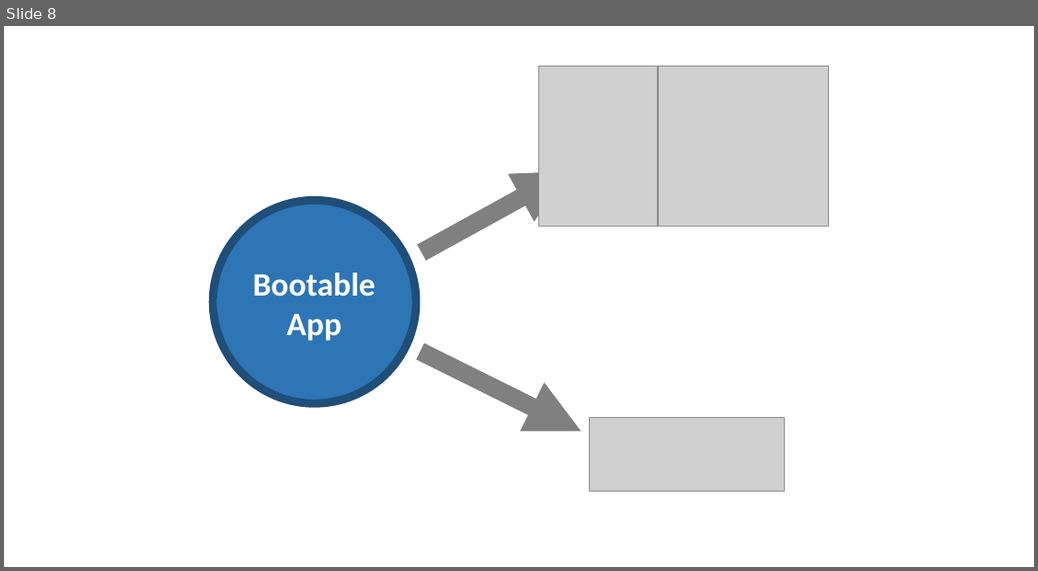
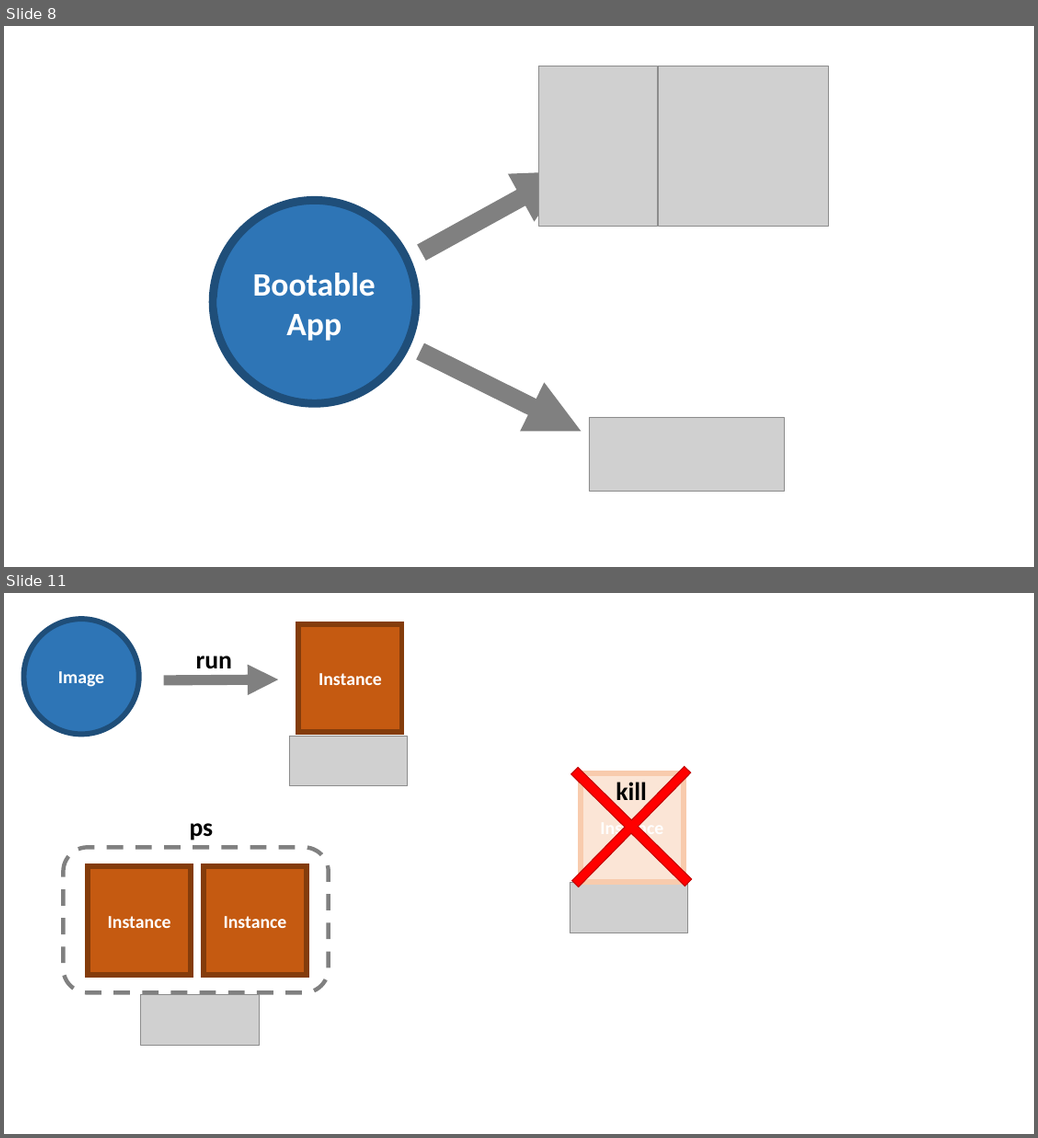
Before and after one commit to flyway/boxfuse.com, a slide deck: _sources/GettingStarted.pptx. Shown one above the other, each under a label of ours: slide 8 before the commit, slides 8 and 11 after it; the slides between them are not shown. The pictures are 1038x571 and 1038x1138 pixels, drawn with LibreOffice and Linux fonts; fonts in the diff are those of the drawing; grey boxes stand for pictures. Boxes give left, top, right and bottom in pixels: in the first picture for what was removed or moved away, otherwise in the second. Text is boxed around its words. In the diff, an @@ line names an element or a change of style, - is before the commit and + after.

```diff
--- a/_sources/GettingStarted.pptx
+++ b/_sources/GettingStarted.pptx
@@ slide 11 added at (4, 593, 1034, 1134), background #FFFFFF @@
@@ ellipse added at (23, 619, 138, 735), fill #2E75B6, outline #1F4E79 6 pt, 20 pt, text #FFFFFF, bold @@
+Image
@@ rectangle added at (299, 623, 402, 732), fill #C55A11, outline #843C0B 6 pt, 20 pt, text #FFFFFF, bold @@
+Instance
@@ text added at (196, 656, 232, 669), 28 pt, text #000000, bold @@
+run
@@ arrow added from (164, 680) to (278, 679), #808080 11.25 pt @@
@@ plus added at (518, 714, 745, 940), fill #FF0000, outline #C00000 1 pt @@
@@ picture added at (289, 736, 408, 786) @@
@@ rectangle added at (580, 773, 684, 882), fill #FBE5D6, outline #F8CBAD 6 pt, 20 pt, text #FFFFFF, bold @@
+Instance
@@ text added at (616, 782, 647, 807), 28 pt, text #000000, bold @@
+kill
@@ text added at (190, 823, 214, 840), 28 pt, text #000000, bold @@
+ps
@@ rounded rectangle added at (64, 848, 329, 992), outline #808080 4.5 pt dashed @@
@@ rectangle added at (88, 866, 191, 975), fill #C55A11, outline #843C0B 6 pt, 20 pt, text #FFFFFF, bold @@
+Instance
@@ rectangle added at (204, 866, 307, 975), fill #C55A11, outline #843C0B 6 pt, 20 pt, text #FFFFFF, bold @@
+Instance
@@ picture added at (570, 883, 688, 933) @@
@@ picture added at (141, 995, 259, 1045) @@
```
Also in this commit, not shown: 1 slide changed, 3 other slides added, 34 other files.
